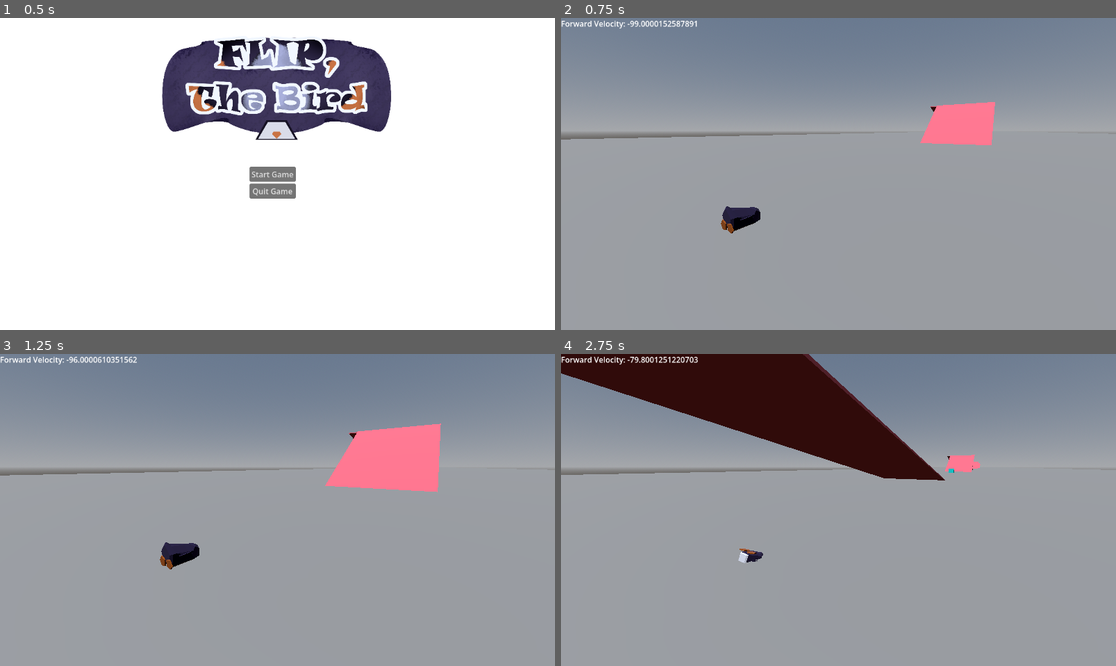
Above: before the commit, frames 1-4 (two rows, left to right).
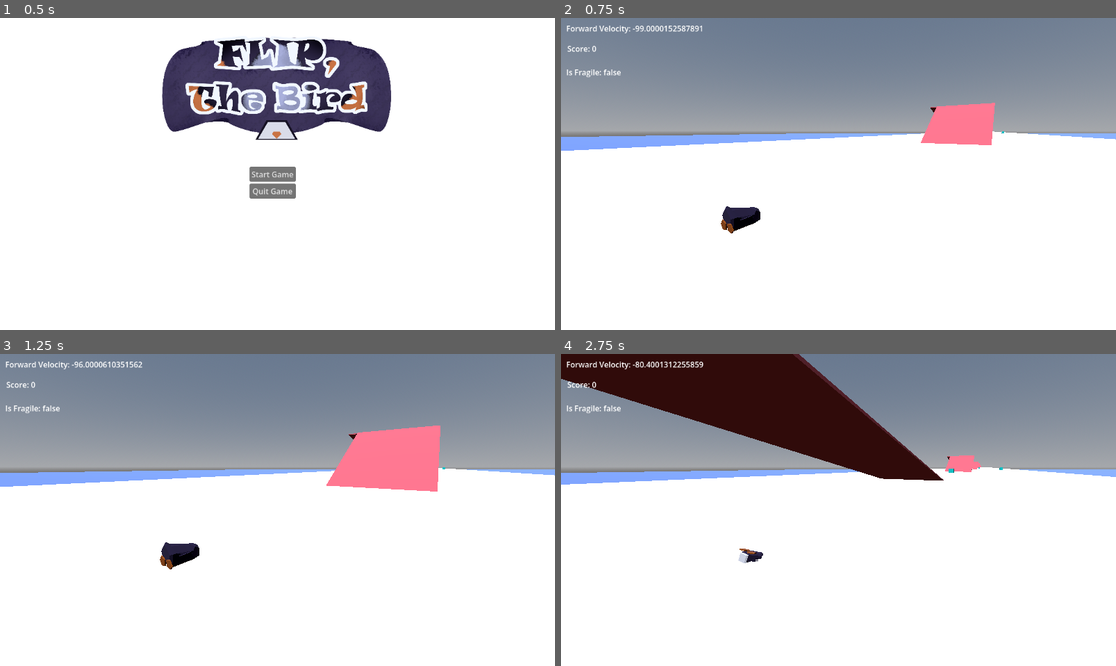
Above: after the commit, the same moments.

Repository: Emerald6468/FlipTheBird
Game: Godot game, scene res://Scenes/UI/MainMenu.tscn
Same seed, same stepped clock (60 frames per second), same inputs: the game is played once before the commit and once after it.
Inputs:
- Up to frame 1 (0.5 s): no input
- Up to frame 2 (0.75 s): click "Start Game" at 0.5 s
- Up to frame 3 (1.25 s): no input
- Up to frame 4 (2.75 s): tap Enter (ui_accept) at 1.25, 1.52, 2.27 s; hold D (Right) 1.28-2.03 s; hold Space (red_action) 1.28-2.03 s; hold S (Backward) from 2.03 s (still down); tap Space (red_action) at 2.1 s

Frame 1 is identical in both runs. In frame 2, 63% of the frame differs, in the area x 0-100%, y 0-100%; in frame 3, 62%; in frame 4, 64%.

Commit message:
Basic UI and other stuff (panic adding)

Diff:
--- a/flip,-the-bird/Scenes/TestScenes/zander_test_scene.tscn
+++ b/flip,-the-bird/Scenes/TestScenes/zander_test_scene.tscn
@@ -13,6 +13,11 @@
 background_mode = 2
 sky = SubResource("Sky_blgmw")
 
+[sub_resource type="StandardMaterial3D" id="StandardMaterial3D_ugqxb"]
+
+[sub_resource type="StandardMaterial3D" id="StandardMaterial3D_kb8m7"]
+albedo_color = Color(0.39499223, 0.5150157, 1, 1)
+
 [sub_resource type="BoxShape3D" id="BoxShape3D_blgmw"]
 
 [sub_resource type="StandardMaterial3D" id="StandardMaterial3D_1885f"]
@@ -33,9 +38,16 @@
 transform = Transform3D(1, 0, 0, 0, 0.35903603, 0.9333238, 0, -0.9333238, 0.35903603, -77.96352, 74.75569, 171.13345)
 
 [node name="Ground" type="CSGBox3D" parent="." unique_id=1448157915]
-transform = Transform3D(503.72678, 0, 0, 0, 1.0000006, 0, 0, 0, 474.52408, 0, -1.874646, -1319.7122)
+transform = Transform3D(200, 0, 0, 0, 2.107, 0, 0, 0, 1000, 0, -1.874646, -4443.084)
 use_collision = true
-size = Vector3(1, 1, 6.562256)
+size = Vector3(1, 1, 10.893982)
+material = SubResource("StandardMaterial3D_ugqxb")
+
+[node name="Ground2" type="CSGBox3D" parent="." unique_id=1650501423]
+transform = Transform3D(5000, 0, 0, 0, 2.107, 0, 0, 0, 1000, 0, -39.87965, -4443.084)
+use_collision = true
+size = Vector3(1, 1, 10.893982)
+material = SubResource("StandardMaterial3D_kb8m7")
 
 [node name="Hill" type="Node3D" parent="." unique_id=688835563]
 transform = Transform3D(1, 0, 0, 0, 1, 0, 0, 0, 1, 0, 0, -128.88882)
@@ -89,55 +101,81 @@
 transform = Transform3D(1, -5.551115e-17, -2.842171e-14, 6.82121e-13, 1.0000002, 3.8146973e-06, 1.4210855e-14, -5.820766e-10, 1, 0, 0, 0)
 mesh = SubResource("BoxMesh_ugqxb")
 
-[node name="Hill5" type="Node3D" parent="." unique_id=1996014758]
-transform = Transform3D(1, 0, 0, 0, 1, 0, 0, 0, 1, 0, 0, -1396.1198)
-
-[node name="Ramp2" type="StaticBody3D" parent="Hill5" unique_id=1705185670]
-transform = Transform3D(1, 0, 0, 0, 0.7762353, -1.5563174, 0, 0.46663067, 2.5889194, 0, -1.949, 0)
-
-[node name="CollisionShape3D" type="CollisionShape3D" parent="Hill5/Ramp2" unique_id=1151759435]
-transform = Transform3D(31.195919, 0, 0, 0, 0.46044368, 0, 0, 0, 17.664757, 1.9697914, 1.8518071, -5.2750216)
-shape = SubResource("BoxShape3D_blgmw")
-debug_color = Color(0, 11.708403, 13.469126, 0.41960785)
-
-[node name="MeshInstance3D" type="MeshInstance3D" parent="Hill5/Ramp2/CollisionShape3D" unique_id=1086352415]
-mesh = SubResource("BoxMesh_ugqxb")
-
-[node name="Ramp4" type="StaticBody3D" parent="Hill5" unique_id=1941469160]
-transform = Transform3D(-0.9999999, -4.0321112e-08, -7.633606e-07, -3.2070364e-08, 0.88327897, -1.6776311, 8.1327926e-08, -0.14747742, -10.04775, 0, -4.207, -176.59596)
-
-[node name="CollisionShape3D" type="CollisionShape3D" parent="Hill5/Ramp4" unique_id=926103848]
-transform = Transform3D(31.195919, 0, 0, 0, 0.46044368, 0, 0, 0, 17.664757, 1.9697914, 1.8518071, -5.2750216)
-shape = SubResource("BoxShape3D_blgmw")
-debug_color = Color(0, 11.708403, 13.469126, 0.41960785)
-
-[node name="MeshInstance3D" type="MeshInstance3D" parent="Hill5/Ramp4/CollisionShape3D" unique_id=1666006397]
-transform = Transform3D(1, -5.551115e-17, -2.842171e-14, 6.82121e-13, 1.0000002, 3.8146973e-06, 1.4210855e-14, -5.820766e-10, 1, 0, 0, 0)
-mesh = SubResource("BoxMesh_ugqxb")
-
-[node name="Hill2" type="Node3D" parent="." unique_id=1783758473]
-transform = Transform3D(1, 0, 0, 0, 1, 0, 0, 0, 1, 0, 0, -960.48804)
-
-[node name="Ramp2" type="StaticBody3D" parent="Hill2" unique_id=2127572304]
-transform = Transform3D(1, 0, 0, 0, 0.7762353, -1.5563174, 0, 0.46663067, 2.5889194, 0, -1.949, 0)
-
-[node name="CollisionShape3D" type="CollisionShape3D" parent="Hill2/Ramp2" unique_id=1849895374]
-transform = Transform3D(31.195919, 0, 0, 0, 0.46044368, 0, 0, 0, 17.664757, 1.9697914, 1.8518071, -5.2750216)
-shape = SubResource("BoxShape3D_blgmw")
-debug_color = Color(0, 11.708403, 13.469126, 0.41960785)
-
-[node name="MeshInstance3D" type="MeshInstance3D" parent="Hill2/Ramp2/CollisionShape3D" unique_id=1542600117]
-mesh = SubResource("BoxMesh_ugqxb")
-
-[node name="Ramp4" type="StaticBody3D" parent="Hill2" unique_id=1337802528]
-transform = Transform3D(-0.9999999, -4.0321112e-08, -7.633606e-07, -3.2070364e-08, 0.88327897, -1.6776311, 8.1327926e-08, -0.14747742, -10.04775, 0, -4.207, -176.59596)
-
-[node name="CollisionShape3D" type="CollisionShape3D" parent="Hill2/Ramp4" unique_id=1639647733]
-transform = Transform3D(31.195919, 0, 0, 0, 0.46044368, 0, 0, 0, 17.664757, 1.9697914, 1.8518071, -5.2750216)
-shape = SubResource("BoxShape3D_blgmw")
-debug_color = Color(0, 11.708403, 13.469126, 0.41960785)
-
-[node name="MeshInstance3D" type="MeshInstance3D" parent="Hill2/Ramp4/CollisionShape3D" unique_id=683420728]
+[node name="Hill5" type="Node3D" parent="." unique_id=479021198]
+transform = Transform3D(1, 0, 0, 0, 1, 0, 0, 0, 1, 0, 0, -928.6251)
+
+[node name="Ramp2" type="StaticBody3D" parent="Hill5" unique_id=705128414]
+transform = Transform3D(1, 0, 0, 0, 0.7762353, -1.5563174, 0, 0.46663067, 2.5889194, 0, -1.949, 0)
+
+[node name="CollisionShape3D" type="CollisionShape3D" parent="Hill5/Ramp2" unique_id=930222492]
+transform = Transform3D(31.195919, 0, 0, 0, 0.46044368, 0, 0, 0, 17.664757, 1.9697914, 1.8518071, -5.2750216)
+shape = SubResource("BoxShape3D_blgmw")
+debug_color = Color(0, 11.708403, 13.469126, 0.41960785)
+
+[node name="MeshInstance3D" type="MeshInstance3D" parent="Hill5/Ramp2/CollisionShape3D" unique_id=9791354]
+mesh = SubResource("BoxMesh_ugqxb")
+
+[node name="Ramp4" type="StaticBody3D" parent="Hill5" unique_id=884218243]
+transform = Transform3D(-0.9999999, -4.0321112e-08, -7.633606e-07, -3.2070364e-08, 0.88327897, -1.6776311, 8.1327926e-08, -0.14747742, -10.04775, 0, -4.207, -176.59596)
+
+[node name="CollisionShape3D" type="CollisionShape3D" parent="Hill5/Ramp4" unique_id=1475154393]
+transform = Transform3D(31.195919, 0, 0, 0, 0.46044368, 0, 0, 0, 17.664757, 1.9697914, 1.8518071, -5.2750216)
+shape = SubResource("BoxShape3D_blgmw")
+debug_color = Color(0, 11.708403, 13.469126, 0.41960785)
+
+[node name="MeshInstance3D" type="MeshInstance3D" parent="Hill5/Ramp4/CollisionShape3D" unique_id=1298131816]
+transform = Transform3D(1, -5.551115e-17, -2.842171e-14, 6.82121e-13, 1.0000002, 3.8146973e-06, 1.4210855e-14, -5.820766e-10, 1, 0, 0, 0)
+mesh = SubResource("BoxMesh_ugqxb")
+
+[node name="Hill6" type="Node3D" parent="." unique_id=348816597]
+transform = Transform3D(1, 0, 0, 0, 1, 0, 0, 0, 1, 0, 0, -1342.8486)
+
+[node name="Ramp2" type="StaticBody3D" parent="Hill6" unique_id=2066565977]
+transform = Transform3D(1, 0, 0, 0, 0.7762353, -1.5563174, 0, 0.46663067, 2.5889194, 0, -1.949, 0)
+
+[node name="CollisionShape3D" type="CollisionShape3D" parent="Hill6/Ramp2" unique_id=1414403625]
+transform = Transform3D(31.195919, 0, 0, 0, 0.46044368, 0, 0, 0, 17.664757, 1.9697914, 1.8518071, -5.2750216)
+shape = SubResource("BoxShape3D_blgmw")
+debug_color = Color(0, 11.708403, 13.469126, 0.41960785)
+
+[node name="MeshInstance3D" type="MeshInstance3D" parent="Hill6/Ramp2/CollisionShape3D" unique_id=240470473]
+mesh = SubResource("BoxMesh_ugqxb")
+
+[node name="Ramp4" type="StaticBody3D" parent="Hill6" unique_id=1773400688]
+transform = Transform3D(-0.9999999, -4.0321112e-08, -7.633606e-07, -3.2070364e-08, 0.88327897, -1.6776311, 8.1327926e-08, -0.14747742, -10.04775, 0, -4.207, -176.59596)
+
+[node name="CollisionShape3D" type="CollisionShape3D" parent="Hill6/Ramp4" unique_id=1524598238]
+transform = Transform3D(31.195919, 0, 0, 0, 0.46044368, 0, 0, 0, 17.664757, 1.9697914, 1.8518071, -5.2750216)
+shape = SubResource("BoxShape3D_blgmw")
+debug_color = Color(0, 11.708403, 13.469126, 0.41960785)
+
+[node name="MeshInstance3D" type="MeshInstance3D" parent="Hill6/Ramp4/CollisionShape3D" unique_id=66538754]
+transform = Transform3D(1, -5.551115e-17, -2.842171e-14, 6.82121e-13, 1.0000002, 3.8146973e-06, 1.4210855e-14, -5.820766e-10, 1, 0, 0, 0)
+mesh = SubResource("BoxMesh_ugqxb")
+
+[node name="Hill7" type="Node3D" parent="." unique_id=418265972]
+transform = Transform3D(1, 0, 0, 0, 1, 0, 0, 0, 1, 0, 0, -1651.8888)
+
+[node name="Ramp2" type="StaticBody3D" parent="Hill7" unique_id=1591815775]
+transform = Transform3D(1, 0, 0, 0, 0.7762353, -1.5563174, 0, 0.46663067, 2.5889194, 0, -1.949, 0)
+
+[node name="CollisionShape3D" type="CollisionShape3D" parent="Hill7/Ramp2" unique_id=62113136]
+transform = Transform3D(31.195919, 0, 0, 0, 0.46044368, 0, 0, 0, 17.664757, 1.9697914, 1.8518071, -5.2750216)
+shape = SubResource("BoxShape3D_blgmw")
+debug_color = Color(0, 11.708403, 13.469126, 0.41960785)
+
+[node name="MeshInstance3D" type="MeshInstance3D" parent="Hill7/Ramp2/CollisionShape3D" unique_id=1169459102]
+mesh = SubResource("BoxMesh_ugqxb")
+
+[node name="Ramp4" type="StaticBody3D" parent="Hill7" unique_id=1019483521]
+transform = Transform3D(-0.9999999, -4.0321112e-08, -7.633606e-07, -3.2070364e-08, 0.88327897, -1.6776311, 8.1327926e-08, -0.14747742, -10.04775, 0, -4.207, -176.59596)
+
+[node name="CollisionShape3D" type="CollisionShape3D" parent="Hill7/Ramp4" unique_id=524919506]
+transform = Transform3D(31.195919, 0, 0, 0, 0.46044368, 0, 0, 0, 17.664757, 1.9697914, 1.8518071, -5.2750216)
+shape = SubResource("BoxShape3D_blgmw")
+debug_color = Color(0, 11.708403, 13.469126, 0.41960785)
+
+[node name="MeshInstance3D" type="MeshInstance3D" parent="Hill7/Ramp4/CollisionShape3D" unique_id=455161345]
 transform = Transform3D(1, -5.551115e-17, -2.842171e-14, 6.82121e-13, 1.0000002, 3.8146973e-06, 1.4210855e-14, -5.820766e-10, 1, 0, 0, 0)
 mesh = SubResource("BoxMesh_ugqxb")
 
@@ -167,8 +205,188 @@
 transform = Transform3D(1, -5.551115e-17, -2.842171e-14, 6.82121e-13, 1.0000002, 3.8146973e-06, 1.4210855e-14, -5.820766e-10, 1, 0, 0, 0)
 mesh = SubResource("BoxMesh_ugqxb")
 
+[node name="Hill2" type="Node3D" parent="." unique_id=551447036]
+transform = Transform3D(1, 0, 0, 0, 1, 0, 0, 0, 1, 0, 0, -2364.1294)
+
+[node name="Ramp2" type="StaticBody3D" parent="Hill2" unique_id=853784701]
+transform = Transform3D(1, 0, 0, 0, 0.7762353, -1.5563174, 0, 0.46663067, 2.5889194, 0, -1.949, 0)
+
+[node name="CollisionShape3D" type="CollisionShape3D" parent="Hill2/Ramp2" unique_id=1859868563]
+transform = Transform3D(31.195919, 0, 0, 0, 0.46044368, 0, 0, 0, 17.664757, 1.9697914, 1.8518071, -5.2750216)
+shape = SubResource("BoxShape3D_blgmw")
+debug_color = Color(0, 11.708403, 13.469126, 0.41960785)
+
+[node name="MeshInstance3D" type="MeshInstance3D" parent="Hill2/Ramp2/CollisionShape3D" unique_id=403136164]
+mesh = SubResource("BoxMesh_ugqxb")
+
+[node name="Ramp4" type="StaticBody3D" parent="Hill2" unique_id=1408621394]
+transform = Transform3D(-0.9999999, -4.0321112e-08, -7.633606e-07, -3.2070364e-08, 0.88327897, -1.6776311, 8.1327926e-08, -0.14747742, -10.04775, 0, -4.207, -176.59596)
+
+[node name="CollisionShape3D" type="CollisionShape3D" parent="Hill2/Ramp4" unique_id=1926789226]
+transform = Transform3D(31.195919, 0, 0, 0, 0.46044368, 0, 0, 0, 17.664757, 1.9697914, 1.8518071, -5.2750216)
+shape = SubResource("BoxShape3D_blgmw")
+debug_color = Color(0, 11.708403, 13.469126, 0.41960785)
+
+[node name="MeshInstance3D" type="MeshInstance3D" parent="Hill2/Ramp4/CollisionShape3D" unique_id=1599630163]
+transform = Transform3D(1, -5.551115e-17, -2.842171e-14, 6.82121e-13, 1.0000002, 3.8146973e-06, 1.4210855e-14, -5.820766e-10, 1, 0, 0, 0)
+mesh = SubResource("BoxMesh_ugqxb")
+
+[node name="Hill8" type="Node3D" parent="." unique_id=1870295742]
+transform = Transform3D(1, 0, 0, 0, 1, 0, 0, 0, 1, 0, 0, -2743.7056)
+
+[node name="Ramp2" type="StaticBody3D" parent="Hill8" unique_id=685677017]
+transform = Transform3D(1, 0, 0, 0, 0.7762353, -1.5563174, 0, 0.46663067, 2.5889194, 0, -1.949, 0)
+
+[node name="CollisionShape3D" type="CollisionShape3D" parent="Hill8/Ramp2" unique_id=1357898239]
+transform = Transform3D(31.195919, 0, 0, 0, 0.46044368, 0, 0, 0, 17.664757, 1.9697914, 1.8518071, -5.2750216)
+shape = SubResource("BoxShape3D_blgmw")
+debug_color = Color(0, 11.708403, 13.469126, 0.41960785)
+
+[node name="MeshInstance3D" type="MeshInstance3D" parent="Hill8/Ramp2/CollisionShape3D" unique_id=812123039]
+mesh = SubResource("BoxMesh_ugqxb")
+
+[node name="Ramp4" type="StaticBody3D" parent="Hill8" unique_id=1779652872]
+transform = Transform3D(-0.9999999, -4.0321112e-08, -7.633606e-07, -3.2070364e-08, 0.88327897, -1.6776311, 8.1327926e-08, -0.14747742, -10.04775, 0, -4.207, -176.59596)
+
+[node name="CollisionShape3D" type="CollisionShape3D" parent="Hill8/Ramp4" unique_id=665705739]
+transform = Transform3D(31.195919, 0, 0, 0, 0.46044368, 0, 0, 0, 17.664757, 1.9697914, 1.8518071, -5.2750216)
+shape = SubResource("BoxShape3D_blgmw")
+debug_color = Color(0, 11.708403, 13.469126, 0.41960785)
+
+[node name="MeshInstance3D" type="MeshInstance3D" parent="Hill8/Ramp4/CollisionShape3D" unique_id=410575787]
+transform = Transform3D(1, -5.551115e-17, -2.842171e-14, 6.82121e-13, 1.0000002, 3.8146973e-06, 1.4210855e-14, -5.820766e-10, 1, 0, 0, 0)
+mesh = SubResource("BoxMesh_ugqxb")
+
+[node name="Hill9" type="Node3D" parent="." unique_id=323447849]
+transform = Transform3D(1, 0, 0, 0, 1, 0, 0, 0, 1, 0, 0, -3163.8657)
+
+[node name="Ramp2" type="StaticBody3D" parent="Hill9" unique_id=95044387]
+transform = Transform3D(1, 0, 0, 0, 0.7762353, -1.5563174, 0, 0.46663067, 2.5889194, 0, -1.949, 0)
+
+[node name="CollisionShape3D" type="CollisionShape3D" parent="Hill9/Ramp2" unique_id=1169834992]
+transform = Transform3D(31.195919, 0, 0, 0, 0.46044368, 0, 0, 0, 17.664757, 1.9697914, 1.8518071, -5.2750216)
+shape = SubResource("BoxShape3D_blgmw")
+debug_color = Color(0, 11.708403, 13.469126, 0.41960785)
+
+[node name="MeshInstance3D" type="MeshInstance3D" parent="Hill9/Ramp2/CollisionShape3D" unique_id=2101846519]
+mesh = SubResource("BoxMesh_ugqxb")
+
+[node name="Ramp4" type="StaticBody3D" parent="Hill9" unique_id=620794986]
+transform = Transform3D(-0.9999999, -4.0321112e-08, -7.633606e-07, -3.2070364e-08, 0.88327897, -1.6776311, 8.1327926e-08, -0.14747742, -10.04775, 0, -4.207, -176.59596)
+
+[node name="CollisionShape3D" type="CollisionShape3D" parent="Hill9/Ramp4" unique_id=982595976]
+transform = Transform3D(31.195919, 0, 0, 0, 0.46044368, 0, 0, 0, 17.664757, 1.9697914, 1.8518071, -5.2750216)
+shape = SubResource("BoxShape3D_blgmw")
+debug_color = Color(0, 11.708403, 13.469126, 0.41960785)
+
+[node name="MeshInstance3D" type="MeshInstance3D" parent="Hill9/Ramp4/CollisionShape3D" unique_id=217657202]
+transform = Transform3D(1, -5.551115e-17, -2.842171e-14, 6.82121e-13, 1.0000002, 3.8146973e-06, 1.4210855e-14, -5.820766e-10, 1, 0, 0, 0)
+mesh = SubResource("BoxMesh_ugqxb")
+
+[node name="Hill10" type="Node3D" parent="." unique_id=680155603]
+transform = Transform3D(1, 0, 0, 0, 1, 0, 0, 0, 1, 0, 0, -3578.089)
+
+[node name="Ramp2" type="StaticBody3D" parent="Hill10" unique_id=192957889]
+transform = Transform3D(1, 0, 0, 0, 0.7762353, -1.5563174, 0, 0.46663067, 2.5889194, 0, -1.949, 0)
+
+[node name="CollisionShape3D" type="CollisionShape3D" parent="Hill10/Ramp2" unique_id=1416153156]
+transform = Transform3D(31.195919, 0, 0, 0, 0.46044368, 0, 0, 0, 17.664757, 1.9697914, 1.8518071, -5.2750216)
+shape = SubResource("BoxShape3D_blgmw")
+debug_color = Color(0, 11.708403, 13.469126, 0.41960785)
+
+[node name="MeshInstance3D" type="MeshInstance3D" parent="Hill10/Ramp2/CollisionShape3D" unique_id=1563107608]
+mesh = SubResource("BoxMesh_ugqxb")
+
+[node name="Ramp4" type="StaticBody3D" parent="Hill10" unique_id=1301459461]
+transform = Transform3D(-0.9999999, -4.0321112e-08, -7.633606e-07, -3.2070364e-08, 0.88327897, -1.6776311, 8.1327926e-08, -0.14747742, -10.04775, 0, -4.207, -176.59596)
+
+[node name="CollisionShape3D" type="CollisionShape3D" parent="Hill10/Ramp4" unique_id=606170412]
+transform = Transform3D(31.195919, 0, 0, 0, 0.46044368, 0, 0, 0, 17.664757, 1.9697914, 1.8518071, -5.2750216)
+shape = SubResource("BoxShape3D_blgmw")
+debug_color = Color(0, 11.708403, 13.469126, 0.41960785)
+
+[node name="MeshInstance3D" type="MeshInstance3D" parent="Hill10/Ramp4/CollisionShape3D" unique_id=803221559]
+transform = Transform3D(1, -5.551115e-17, -2.842171e-14, 6.82121e-13, 1.0000002, 3.8146973e-06, 1.4210855e-14, -5.820766e-10, 1, 0, 0, 0)
+mesh = SubResource("BoxMesh_ugqxb")
+
+[node name="Hill11" type="Node3D" parent="." unique_id=1531430779]
+transform = Transform3D(1, 0, 0, 0, 1, 0, 0, 0, 1, 0, 0, -3887.1294)
+
+[node name="Ramp2" type="StaticBody3D" parent="Hill11" unique_id=649018711]
+transform = Transform3D(1, 0, 0, 0, 0.7762353, -1.5563174, 0, 0.46663067, 2.5889194, 0, -1.949, 0)
+
+[node name="CollisionShape3D" type="CollisionShape3D" parent="Hill11/Ramp2" unique_id=1961142221]
+transform = Transform3D(31.195919, 0, 0, 0, 0.46044368, 0, 0, 0, 17.664757, 1.9697914, 1.8518071, -5.2750216)
+shape = SubResource("BoxShape3D_blgmw")
+debug_color = Color(0, 11.708403, 13.469126, 0.41960785)
+
+[node name="MeshInstance3D" type="MeshInstance3D" parent="Hill11/Ramp2/CollisionShape3D" unique_id=1606155352]
+mesh = SubResource("BoxMesh_ugqxb")
+
+[node name="Ramp4" type="StaticBody3D" parent="Hill11" unique_id=1984313391]
+transform = Transform3D(-0.9999999, -4.0321112e-08, -7.633606e-07, -3.2070364e-08, 0.88327897, -1.6776311, 8.1327926e-08, -0.14747742, -10.04775, 0, -4.207, -176.59596)
+
+[node name="CollisionShape3D" type="CollisionShape3D" parent="Hill11/Ramp4" unique_id=432545626]
+transform = Transform3D(31.195919, 0, 0, 0, 0.46044368, 0, 0, 0, 17.664757, 1.9697914, 1.8518071, -5.2750216)
+shape = SubResource("BoxShape3D_blgmw")
+debug_color = Color(0, 11.708403, 13.469126, 0.41960785)
+
+[node name="MeshInstance3D" type="MeshInstance3D" parent="Hill11/Ramp4/CollisionShape3D" unique_id=1722916461]
+transform = Transform3D(1, -5.551115e-17, -2.842171e-14, 6.82121e-13, 1.0000002, 3.8146973e-06, 1.4210855e-14, -5.820766e-10, 1, 0, 0, 0)
+mesh = SubResource("BoxMesh_ugqxb")
+
+[node name="Hill12" type="Node3D" parent="." unique_id=1439060281]
+transform = Transform3D(1, 0, 0, 0, 1, 0, 0, 0, 1, 0, 0, -4196.041)
+
+[node name="Ramp2" type="StaticBody3D" parent="Hill12" unique_id=779379737]
+transform = Transform3D(1, 0, 0, 0, 0.7762353, -1.5563174, 0, 0.46663067, 2.5889194, 0, -1.949, 0)
+
+[node name="CollisionShape3D" type="CollisionShape3D" parent="Hill12/Ramp2" unique_id=1292292091]
+transform = Transform3D(31.195919, 0, 0, 0, 0.46044368, 0, 0, 0, 17.664757, 1.9697914, 1.8518071, -5.2750216)
+shape = SubResource("BoxShape3D_blgmw")
+debug_color = Color(0, 11.708403, 13.469126, 0.41960785)
+
+[node name="MeshInstance3D" type="MeshInstance3D" parent="Hill12/Ramp2/CollisionShape3D" unique_id=1696890423]
+mesh = SubResource("BoxMesh_ugqxb")
+
+[node name="Ramp4" type="StaticBody3D" parent="Hill12" unique_id=101608252]
+transform = Transform3D(-0.9999999, -4.0321112e-08, -7.633606e-07, -3.2070364e-08, 0.88327897, -1.6776311, 8.1327926e-08, -0.14747742, -10.04775, 0, -4.207, -176.59596)
+
+[node name="CollisionShape3D" type="CollisionShape3D" parent="Hill12/Ramp4" unique_id=1861969085]
+transform = Transform3D(31.195919, 0, 0, 0, 0.46044368, 0, 0, 0, 17.664757, 1.9697914, 1.8518071, -5.2750216)
+shape = SubResource("BoxShape3D_blgmw")
+debug_color = Color(0, 11.708403, 13.469126, 0.41960785)
+
+[node name="MeshInstance3D" type="MeshInstance3D" parent="Hill12/Ramp4/CollisionShape3D" unique_id=1786247735]
+transform = Transform3D(1, -5.551115e-17, -2.842171e-14, 6.82121e-13, 1.0000002, 3.8146973e-06, 1.4210855e-14, -5.820766e-10, 1, 0, 0, 0)
+mesh = SubResource("BoxMesh_ugqxb")
+
 [node name="Rock" parent="." unique_id=1886200248 instance=ExtResource("3_1885f")]
 transform = Transform3D(5, 0, 0, 0, 5, 0, 0, 0, 5, 0, 0.8788929, -451.60754)
 
 [node name="Rock2" parent="." unique_id=897545220 instance=ExtResource("3_1885f")]
 transform = Transform3D(5, 0, 0, 0, 5, 0, 0, 0, 5, -5.2056465, 1.5979538, -852.0762)
+
+[node name="Rock3" parent="." unique_id=1027319817 instance=ExtResource("3_1885f")]
+transform = Transform3D(5, 0, 0, 0, 5, 0, 0, 0, 5, 19.342606, 1.678894, -1212.7191)
+
+[node name="Rock4" parent="." unique_id=777978153 instance=ExtResource("3_1885f")]
+transform = Transform3D(5, 0, 0, 0, 5, 0, 0, 0, 5, -51.832993, 1.678833, -1542.445)
+
+[node name="Rock5" parent="." unique_id=1993248084 instance=ExtResource("3_1885f")]
+transform = Transform3D(5, 0, 0, 0, 5, 0, 0, 0, 5, 10.227287, 1.678894, -1884.791)
+
+[node name="Rock6" parent="." unique_id=1909641958 instance=ExtResource("3_1885f")]
+transform = Transform3D(5, 0, 0, 0, 5, 0, 0, 0, 5, -79.80174, 1.6789551, -2248.6987)
+
+[node name="Rock7" parent="." unique_id=1739780398 instance=ExtResource("3_1885f")]
+transform = Transform3D(5, 0, 0, 0, 5, 0, 0, 0, 5, 9.424789, 1.678894, -2281.2356)
+
+[node name="Rock8" parent="." unique_id=1963174713 instance=ExtResource("3_1885f")]
+transform = Transform3D(5, 0, 0, 0, 5, 0, 0, 0, 5, -34.001213, 1.678772, -393.62064)
+
+[node name="Rock9" parent="." unique_id=6629643 instance=ExtResource("3_1885f")]
+transform = Transform3D(5, 0, 0, 0, 5, 0, 0, 0, 5, 49.652462, 1.678772, -2264.1711)
+
+[node name="Rock10" parent="." unique_id=253356404 instance=ExtResource("3_1885f")]
+transform = Transform3D(5, 0, 0, 0, 5, 0, 0, 0, 5, 61.66272, 1.678894, -733.5206)
--- a/flip,-the-bird/Scenes/UI/UI.tscn
+++ b/flip,-the-bird/Scenes/UI/UI.tscn
@@ -14,6 +14,31 @@
 [node name="CanvasLayer" type="CanvasLayer" parent="." unique_id=1080068254]
 
 [node name="Velocity" type="Label" parent="CanvasLayer" unique_id=2116289162]
-offset_right = 143.0
-offset_bottom = 23.0
+offset_left = 11.0
+offset_top = 10.0
+offset_right = 154.0
+offset_bottom = 33.0
 text = "Forward Velocity:0"
+
+[node name="Score" type="Label" parent="CanvasLayer" unique_id=1549746461]
+offset_left = 13.0
+offset_top = 52.0
+offset_right = 70.0
+offset_bottom = 75.0
+text = "Score:0"
+
+[node name="GAMEOVER" type="Label" parent="CanvasLayer" unique_id=370431119]
+offset_left = 539.0
+offset_top = 158.0
+offset_right = 579.0
+offset_bottom = 227.0
+theme_override_font_sizes/font_size = 50
+horizontal_alignment = 1
+
+[node name="Fragile" type="Label" parent="CanvasLayer" unique_id=495550100]
+offset_left = 11.0
+offset_top = 101.0
+offset_right = 128.0
+offset_bottom = 150.0
+text = "Is Fragile: False
+"
--- a/flip,-the-bird/Scripts/Global.gd
+++ b/flip,-the-bird/Scripts/Global.gd
@@ -6,6 +6,7 @@
 
 #game over logic
 var game_over = false
+var is_fragile = false
 # Called when the node enters the scene tree for the first time.
 func _ready() -> void:
 	print(score)
--- a/flip,-the-bird/Scripts/player.gd
+++ b/flip,-the-bird/Scripts/player.gd
@@ -4,6 +4,7 @@
 @export var Speed = 20.0
 @export var Force = 100
 const JUMP_VELOCITY = 25
+@export var Max_Velocity = 200
 
 #Slope
 var is_gripping = false
@@ -70,11 +71,11 @@
 	#solution for measuring rotations totaling approximately 360
 	if current_angle > 1.4 && current_angle <1.6:
 		print("Points received!")
+
 		total_flips += 1
 		#TO DO: Create higher node for Global.gd to be embeded
 		#Code below will not function until Global.gd is actually used
-	#for i in total_flips:
-		#$Global.score += 50
+
 		#print("Total Score: "+ str($Global.score))
 	#FOR LATER: Add multiplier from fish/stones to scoring
 
@@ -108,9 +109,10 @@
 #Running every frame main function
 func _physics_process(delta: float) -> void:
 	check_collisions()
+	Global.is_fragile = fragile
 	velocity.z += .1
 	if velocity.z >= 0: velocity.z = -Force
-	if velocity.z < -200: velocity.z = -200
+	if velocity.z < -Max_Velocity: velocity.z = -Max_Velocity
 	Global.forward_velocity = velocity.z
 	previous_angle = model.get_rotation().x
 	#W and S rotate, A and D steer
@@ -130,6 +132,8 @@
 	#Gravity
 	if is_on_floor():
 		#Set total_flips back to 0
+		for i in total_flips:
+			Global.score += 1
 		total_flips = 0
 		SlopeSliding()
 	else:
--- a/flip,-the-bird/Scripts/ui.gd
+++ b/flip,-the-bird/Scripts/ui.gd
@@ -1,5 +1,8 @@
 extends Control
 @onready var velocity: Label = $CanvasLayer/Velocity
+@onready var score: Label = $CanvasLayer/Score
+@onready var gameover: Label = $CanvasLayer/GAMEOVER
+@onready var fragile: Label = $CanvasLayer/Fragile
 
 
 # Called when the node enters the scene tree for the first time.
@@ -10,3 +13,6 @@
 # Called every frame. 'delta' is the elapsed time since the previous frame.
 func _process(delta: float) -> void:
 	velocity.text = "Forward Velocity: " + str(Global.forward_velocity)
+	score.text = "Score: " + str(Global.score)
+	if Global.game_over: gameover.text = "GAMEOVER"
+	fragile.text = "Is Fragile: " + str(Global.is_fragile)
